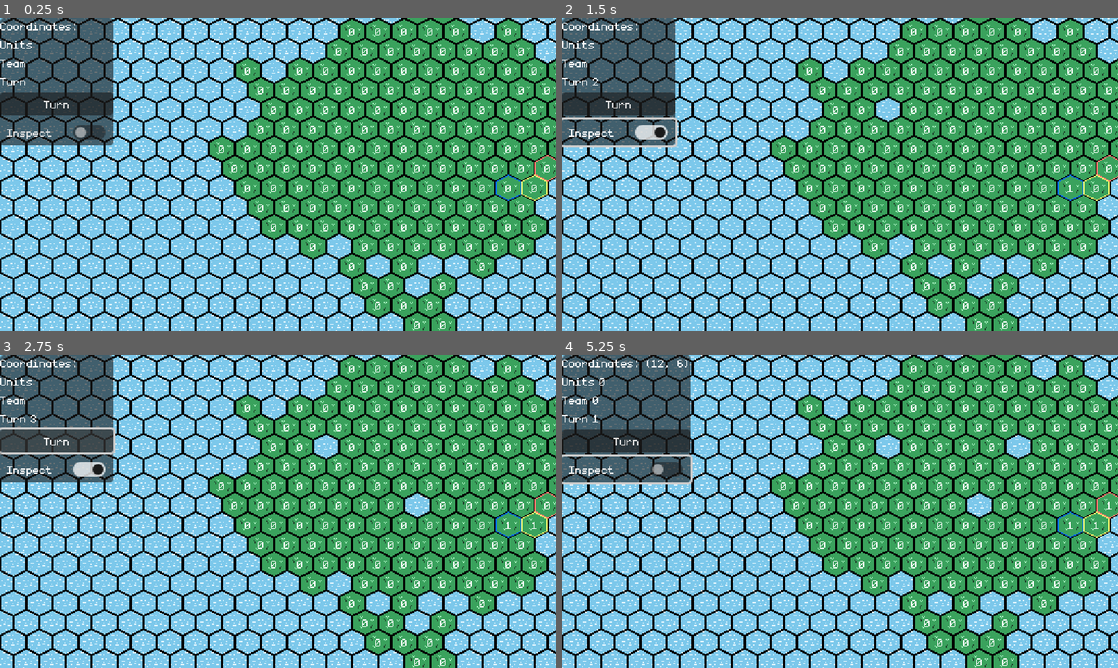
Above: before the commit, frames 1-4 (two rows, left to right).
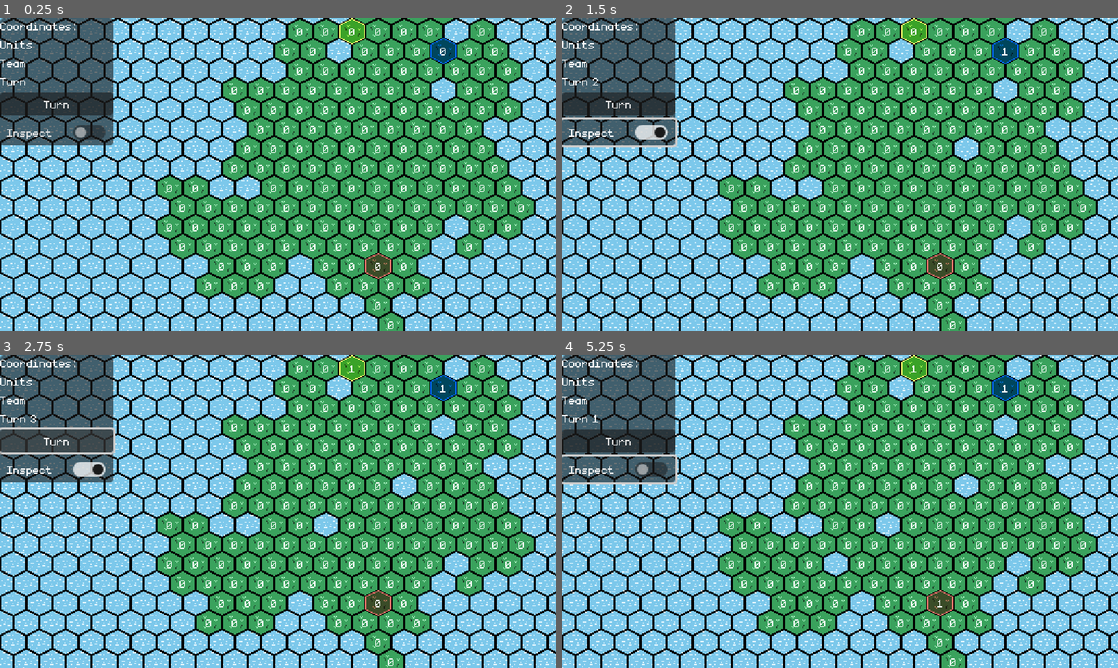
Above: after the commit, the same moments.

Repository: feored/LD54
Game: Godot game, scene res://scenes/main.tscn
Two runs of this game, one before a commit and one after it. Both use one fixed random seed, a clock stepped at 60 frames per second and the inputs below.
Inputs (mouse positions are in pixels of both pictures, inside the frame that each line leads up to):
- Up to frame 1 (0.25 s): no input
- Up to frame 2 (1.5 s): click "Turn" at 0.5 s; click "Inspect" at 1.25 s
- Up to frame 3 (2.75 s): click "Turn" at 2 s
- Up to frame 4 (5.25 s): click "Inspect" at 2.75 s; click "Turn" at 3.5 s; click "Inspect" at 4.25 s; tap Enter at 5 s; move the mouse to (962, 495) at 5.02 s; click (962, 495) at 5.17 s

The runs differ from the first frame. In frame 1, 17% of the frame differs, in the area x 28-100%, y 0-100%; in frame 2, 17%; in frame 3, 18%; in frame 4, 19%, in the area x 5-100%, y 0-100%.

Commit message:
basic bots

Diff:
--- /dev/null
+++ b/bots/basebot.gd
@@ -0,0 +1,13 @@
+extends RefCounted
+class_name BaseBot
+
+
+var team = 0
+
+
+func play_turn(_world):
+	pass
+
+
+func _init(init_team):
+	self.team = init_team
--- /dev/null
+++ b/bots/dumb_bot.gd
@@ -0,0 +1,16 @@
+extends BaseBot
+class_name DumbBot
+
+
+func play_turn(world):
+	## get random owned tile
+	var owned_tiles = []
+	for tile_coords in world.tiles:
+		if world.tiles[tile_coords].team == team && world.tiles[tile_coords].units > 1:
+			owned_tiles.append(tile_coords)
+	owned_tiles.shuffle()
+	for tile_coords in owned_tiles:
+		for neighbor in world.get_surrounding_cells(tile_coords):
+			if world.tiles.has(neighbor) and world.tiles[neighbor].team != team:
+				return Action.new(self.team, Constants.Action.MOVE, tile_coords, neighbor)
+	return Action.new(self.team, Constants.Action.NONE, Vector2i.ZERO, Vector2i.ZERO)
--- a/constants.gd
+++ b/constants.gd
@@ -8,14 +8,20 @@
 const TILE_GRASS = 1
 const TILE_WATER = 0
 
-const LAYER_WATER = 0
-const LAYER_GRASS = 1
-const LAYER_P1 = 2
-const LAYER_P2 = 3
-const LAYER_P3 = 4
+enum Layer { WATER, GRASS, P1, P2, P3 }
+const NO_TEAM = 0
+const TEAM_COLORS = [0xffffffff, 0xff776eff, 0x6effff, 0xfdff6eff]
 
-const NO_TEAM = 0
-const TEAM_COLORS = [0x000000ff, 0xff776eff, 0x6effff, 0xfdff6eff]
+const TURN_TIME = 0.25
+
+const NEIGHBORS = [
+	TileSet.CELL_NEIGHBOR_RIGHT_SIDE,
+	TileSet.CELL_NEIGHBOR_BOTTOM_LEFT_SIDE,
+	TileSet.CELL_NEIGHBOR_BOTTOM_RIGHT_SIDE,
+	TileSet.CELL_NEIGHBOR_LEFT_SIDE,
+	TileSet.CELL_NEIGHBOR_TOP_LEFT_SIDE,
+	TileSet.CELL_NEIGHBOR_TOP_RIGHT_SIDE
+]
 
 const NO_BORDERS = {
 	TileSet.CELL_NEIGHBOR_RIGHT_SIDE: false,
@@ -34,3 +40,5 @@
 	TileSet.CELL_NEIGHBOR_TOP_LEFT_SIDE: true,
 	TileSet.CELL_NEIGHBOR_TOP_RIGHT_SIDE: true
 }
+
+enum Action { NONE, MOVE }
--- a/scenes/main.gd
+++ b/scenes/main.gd
@@ -11,9 +11,15 @@
 var teams = [1, 2, 3];
 var inspect_mode = false;
 
+var actions_history = []
+var bots = []
+
 # Called when the node enters the scene tree for the first time.
 func _ready():
-	pass
+	self.world.init_world()
+	for i in range(1,4):
+		self.bots.append(DumbBot.new(i))
+		self.world.add_team(i)
 
 
 # Called every frame. 'delta' is the elapsed time since the previous frame.
@@ -35,9 +41,17 @@
 
 func _on_turn_button_pressed():
 	next_turn()
+
+	bots_play()
+	await get_tree().create_timer(Constants.TURN_TIME).timeout
 	generate_units(self.teams[self.turn])
 	update_display()
 	world.generate_disaster()
+
+func bots_play():
+	var bot_action = self.bots[self.turn].play_turn(self.world)
+	apply_action(bot_action)
+	self.actions_history.append(bot_action)
 
 func _on_inspect_button_toggled(pressed: bool):
 	inspect_mode = pressed;
@@ -49,21 +63,7 @@
 		return
 	var current_team = self.teams[self.turn]
 	if (clicked_tile != null and clicked_tile.team == current_team):
-		if (new_clicked_tile.team == current_team):
-			if (clicked_tile.units > 1):
-				new_clicked_tile.set_units(new_clicked_tile.units +  clicked_tile.units -1)
-				clicked_tile.set_units(1)
-			else:
-				print("Error: cannot reinforce " + str(new_clicked_tile.coords) + "(" + str(new_clicked_tile.units) +
-				"units). Not enough units currently selected on " + str(clicked_tile.coords) + "( " + str(clicked_tile.units) + " units).")
-		else:
-			if (new_clicked_tile.units >= clicked_tile.units - 1): # 1 unit always needs to stay and defend
-				print("Error: cannot attack " + str(new_clicked_tile.coords) + "(" + str(new_clicked_tile.units) +
-				"units). Not enough units currently selected on " + str(clicked_tile.coords) + "( " + str(clicked_tile.units) + " units).")
-			else:
-				new_clicked_tile.set_team(current_team)
-				new_clicked_tile.set_units(clicked_tile.units - new_clicked_tile.units - 1)
-				clicked_tile.set_units(1)
+		self.world.move_units(clicked_tile, new_clicked_tile)
 	clicked_tile = new_clicked_tile
 	update_display()
 
@@ -77,8 +77,7 @@
 
 func next_turn():
 	self.turn = (self.turn + 1) % (self.teams.size())
-	while (!tiles_left(self.teams[turn])):
-		self.turn = (self.turn + 1) % (self.teams.size())
+
 
 func tiles_left(team):
 	for coord in world.tiles:
@@ -90,3 +89,10 @@
 	for tile in world.tiles:
 		if world.tiles[tile].team == team:
 			world.tiles[tile].set_units(world.tiles[tile].units + 1)
+
+
+func apply_action(action : Action):
+	if action.action == Constants.Action.NONE:
+		return
+	if action.action == Constants.Action.MOVE:
+		self.world.move_units(action.tile_from, action.tile_target)
--- /dev/null
+++ b/world/action.gd
@@ -0,0 +1,14 @@
+extends RefCounted
+class_name Action
+
+var team: int = 0
+var action: int = Constants.Action.NONE
+var tile_from: Vector2i = Vector2i.ZERO
+var tile_target: Vector2i = Vector2i.ZERO
+
+
+func _init(team, action, tile_from = Vector2i.ZERO, tile_target = Vector2i.ZERO):
+	self.team = team
+	self.action = action
+	self.tile_from = tile_from
+	self.tile_target = tile_target
--- a/world/gen.gd
+++ b/world/gen.gd
@@ -17,6 +17,9 @@
 
 # Called when the node enters the scene tree for the first time.
 func _ready():
+	pass
+
+func init_world():
 	tile_water();
 	const n_tiles_max = Constants.WORLD_BOUNDS.x * Constants.WORLD_BOUNDS.y * 4
 	const n_tiles_target = round(n_tiles_max * 0.25);
@@ -28,7 +31,6 @@
 		if (Utils.is_in_world(neighbor) and not self.tiles.has(neighbor)):
 			spawn_cell(neighbor, Constants.NO_TEAM)
 			used_cells_coords = self.tiles.keys();
-	set_team_start()
 
 # Called every frame. 'delta' is the elapsed time since the previous frame.
 func _process(_delta):
@@ -48,15 +50,27 @@
 		for j in range(-Constants.WORLD_CAMERA_BOUNDS.y, Constants.WORLD_CAMERA_BOUNDS.y):
 			self.set_cell(0, Vector2i(Constants.WORLD_CENTER.x + i, Constants.WORLD_CENTER.y + j), 0, Vector2i(0, 0), 0)
 
-func set_team_start():
-	var sorted_tiles = tiles.values()
+func sort_most_neighbors():
+	var sorted_tiles = self.tiles.values()
 	sorted_tiles.sort_custom(func(a, b): return count_neighbors(a) > count_neighbors(b))
-	sorted_tiles[0].set_team(1)
-	sorted_tiles[1].set_team(2)
-	sorted_tiles[2].set_team(3)
-	sorted_tiles[0].set_borders(Constants.FULL_BORDERS)
-	sorted_tiles[1].set_borders(Constants.FULL_BORDERS)
-	sorted_tiles[2].set_borders(Constants.FULL_BORDERS)
+	return sorted_tiles
+
+func sort_least_neighbors():
+	var sorted_tiles = self.tiles.values()
+	sorted_tiles.sort_custom(func(a, b): return count_neighbors(a) < count_neighbors(b))
+	return sorted_tiles
+
+func add_team(team_id : int):
+	var least_neighbors = self.sort_least_neighbors()
+	## find first tile with no team
+	var tile_found = null
+	for tile_val in least_neighbors:
+		if (tile_val.team == Constants.NO_TEAM):
+			tile_found = tile_val
+			break
+
+	tile_found.set_team(team_id)
+	tile_found.set_borders(Constants.FULL_BORDERS)
 
 func count_neighbors(cell):
 	var total = 0;
@@ -76,3 +90,24 @@
 func generate_disaster():
 	# only sinking tiles for now
 	delete_cell(pick_random_tile().coords)
+
+func move_units(tile_from : Vector2i, tile_to: Vector2i):
+	if not self.tiles.has(tile_from):
+		print("Error: invalid tile coordinates", tile_from)
+		return
+	if not self.tiles.has(tile_to):
+		print("Error: invalid tile coordinates", tile_to)
+		return
+	if self.tiles[tile_from].units <= 1:
+		print("Error: not enough units to move:", tiles[tile_from].units)
+	var moved_units = tiles[tile_from].units - 1
+	if tiles[tile_from].team == tiles[tile_to].team:
+		tiles[tile_from].set_units(1)
+		tiles[tile_to].set_units( tiles[tile_to].units + moved_units)
+	else:
+		tiles[tile_from].set_units(1)
+		if tiles[tile_to].units >= moved_units:
+			tiles[tile_to].set_units(tiles[tile_to].units - moved_units)
+		else:
+			tiles[tile_to].set_units(moved_units - tiles[tile_to].units)
+			tiles[tile_to].team = tiles[tile_from].team
--- a/world/tile.gd
+++ b/world/tile.gd
@@ -44,6 +44,7 @@
 	for b in self.borders.keys():
 		self.border_objects[b].visible = self.borders[b]
 	units_label.set_text(str(self.units))
+	self.self_modulate = Constants.TEAM_COLORS[self.team]
 
 func set_team(new_team: int):
 	self.team = new_team
Not shown: 1 places in scenes/main.tscn that only renumber resources
Not shown: 1 places in world/tile.tscn that only renumber resources
